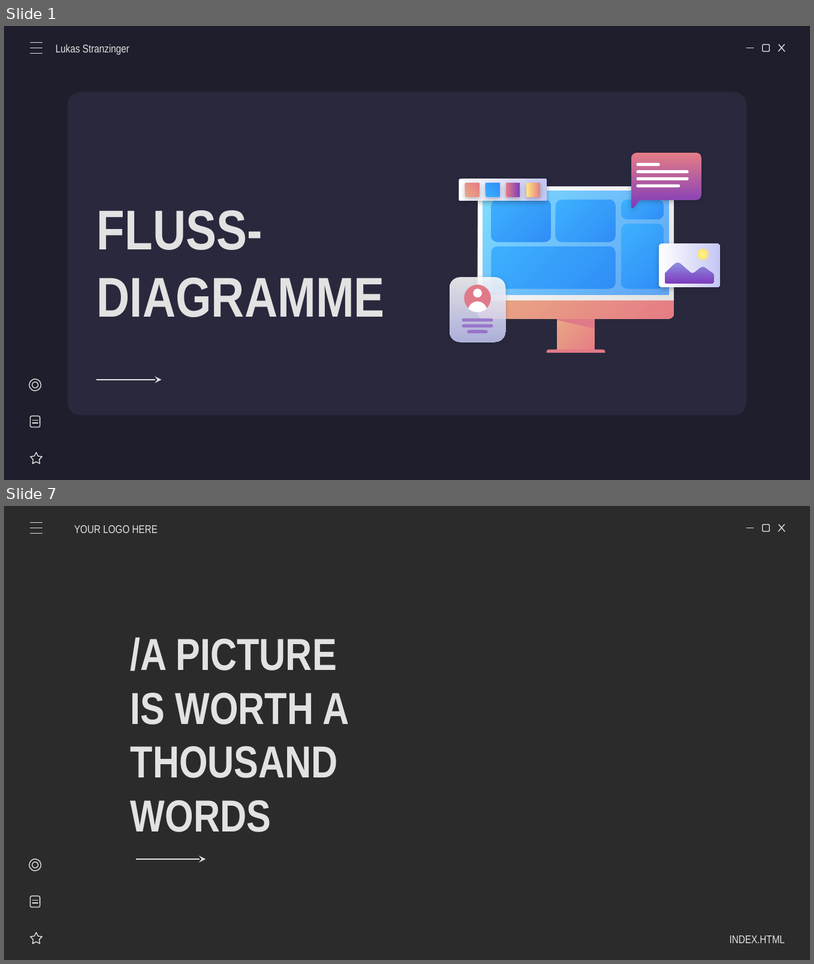
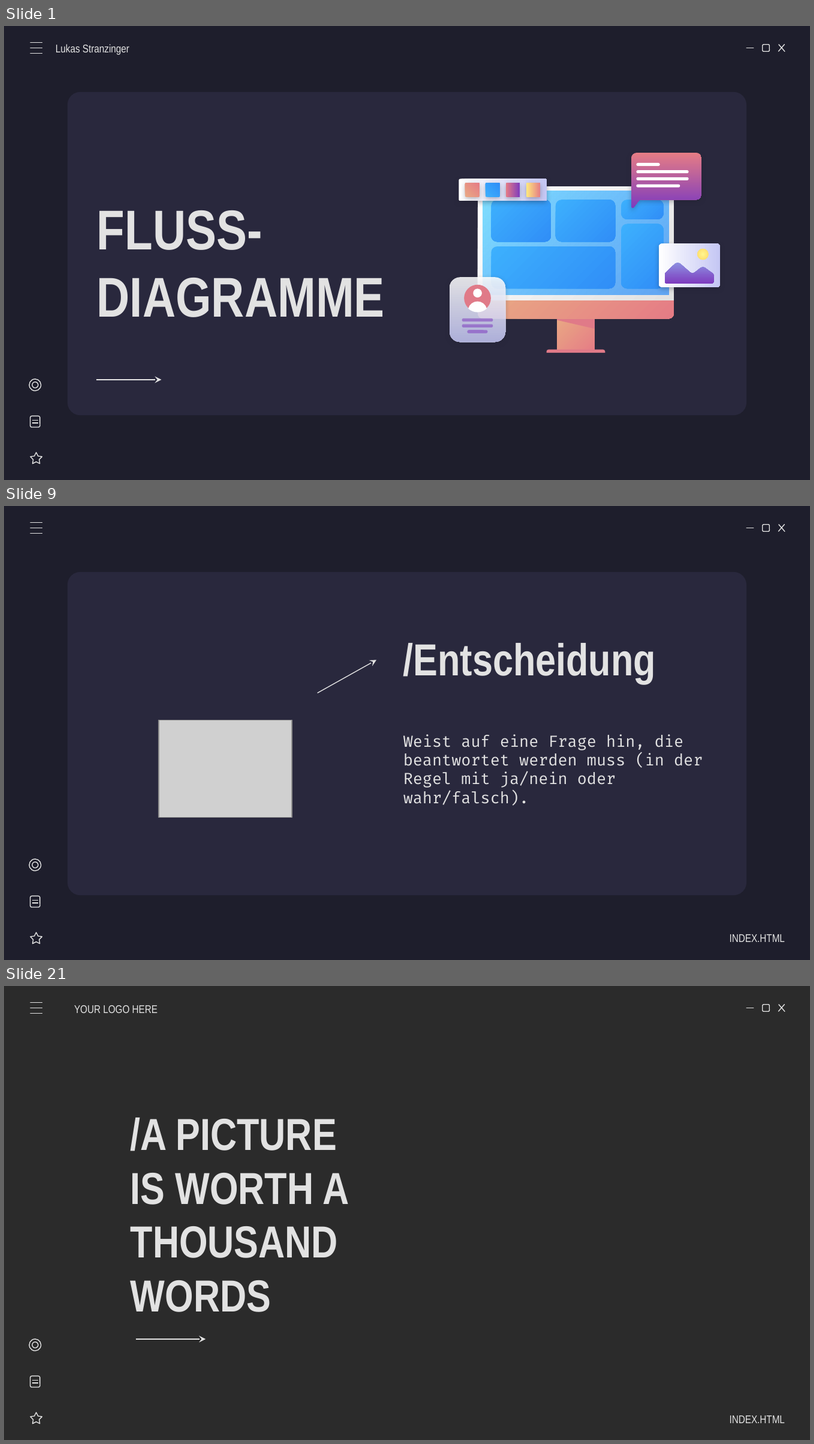
Before and after one commit to AlexanderSchallmeiner/Verhaltensdiagramme, a slide deck: Lukas Stranzinger/FlussdiagrammeV0.1.ppsx. Shown one above the other, each under a label of ours: slides 1 and 7 before the commit, slides 1, 9 and 21 after it; the slides between them are not shown. The pictures are 814x964 and 814x1444 pixels, drawn with LibreOffice and Linux fonts; fonts in the diff are those of the drawing; grey boxes stand for pictures; background and template pictures are left out; a plain dark background stands for a picture behind light text. Boxes give left, top, right and bottom in pixels: in the first picture for what was removed or moved away, otherwise in the second. Text is boxed around its words. In the diff, an @@ line names an element or a change of style, - is before the commit and + after.

```diff
--- a/Lukas Stranzinger/FlussdiagrammeV0.1.ppsx
+++ b/Lukas Stranzinger/FlussdiagrammeV0.1.ppsx
@@ slide 9 added at <box>4,506,810,960</box>, background #1E1E2C; not listed: 5 template elements that a slide beside it also shows @@
@@ line added from (30, 523) to (42, 523), #E2E2E2 0.75 pt @@
@@ line added from (30, 534) to (42, 534), #E2E2E2 0.75 pt @@
@@ line added from (30, 528) to (42, 528), #E2E2E2 0.75 pt @@
@@ title added at <box>404,643,656,684</box>, 40 pt, text #E2E2E2, bold @@
+/Entscheidung
@@ arrow added from (318, 693) to (377, 660), #E2E2E2 0.75 pt @@
@@ picture added at <box>159,720,292,817</box> @@
@@ subtitle added at <box>404,734,703,805</box>, 14 pt, text #E2E2E2 @@
+Weist auf eine Frage hin, die beantwortet werden muss (in der Regel mit ja/nein oder wahr/falsch).
@@ group added at <box>29,858,43,943</box>: 2 lines, 2 ellipses, 1 star, 1 rounded rectangle @@
@@ subtitle added at <box>730,934,785,942</box>, 10 pt, text #E2E2E2 @@
+INDEX.HTML
@@ what was slide 7 is now slide 21 @@
```
Also in this commit, not shown: 4 slides changed, 15 other slides added, 3 slides removed.
